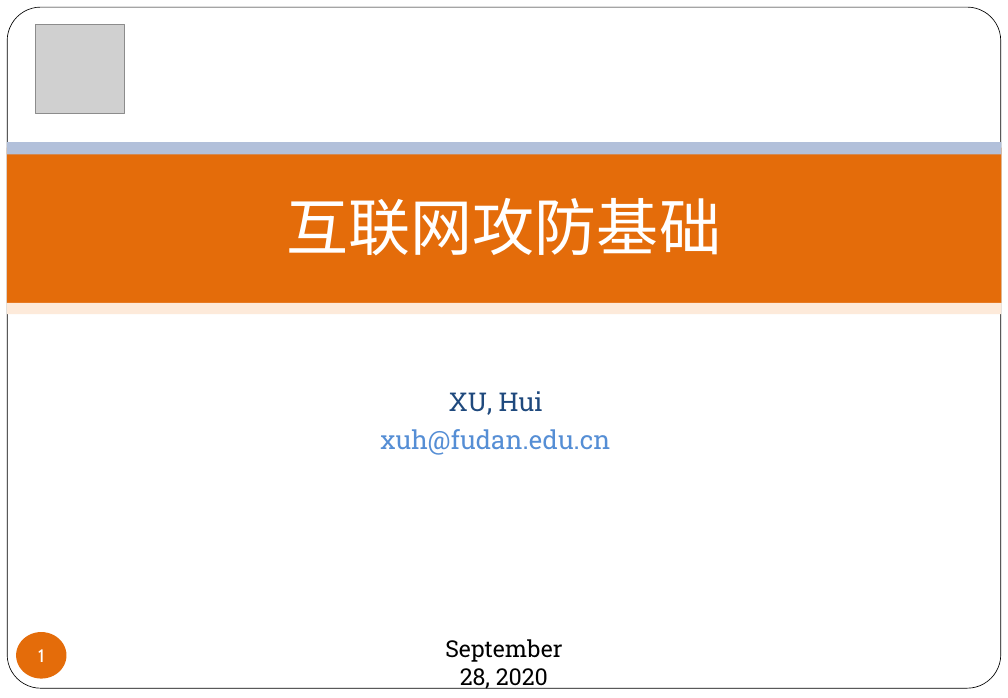
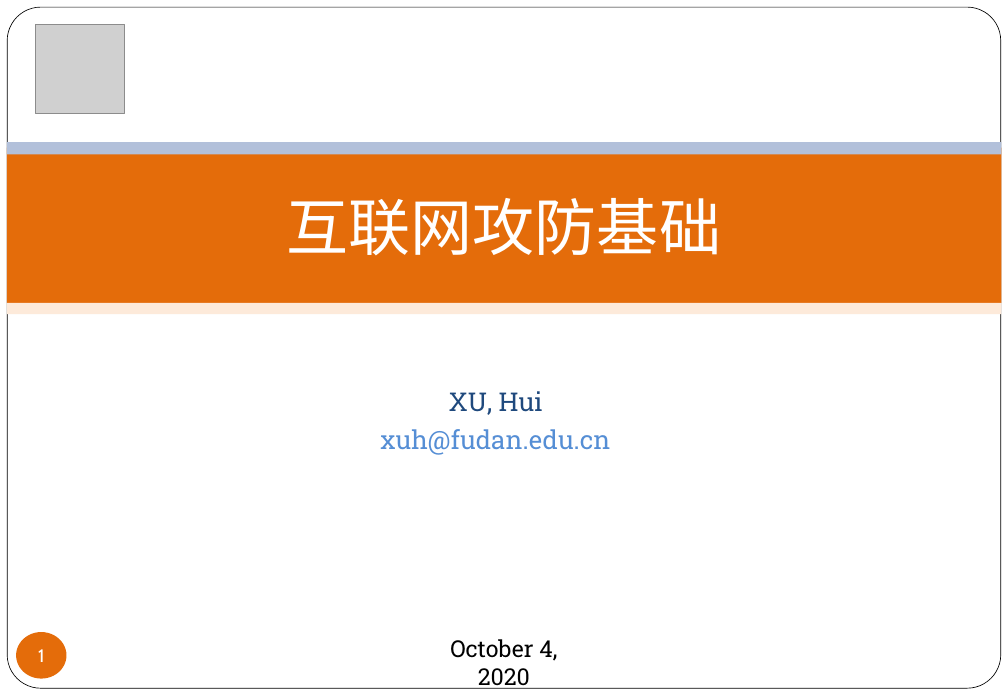
Before and after one commit to hxuhack/hxuhack.github.io, a slide deck: slide 1 of lecture/network_sec/L2-互联网攻防基础.pptx. Drawn at 1008x698 pixels with LibreOffice and Linux fonts; fonts in the diff are those of the drawing; grey boxes stand for pictures; background and template pictures are left out. Boxes give left, top, right and bottom in pixels: in the first picture for what was removed or moved away, otherwise in the second. Text is boxed around its words. In the diff, an @@ line names an element or a change of style, - is before the commit and + after.

```diff
--- a/lecture/network_sec/L2-互联网攻防基础.pptx
+++ b/lecture/network_sec/L2-互联网攻防基础.pptx
@@ text at [450, 639, 557, 689]: text changed @@
-September 28, 2020
+October 4, 2020
```
Also in this commit, not shown: 3 other slides changed.
